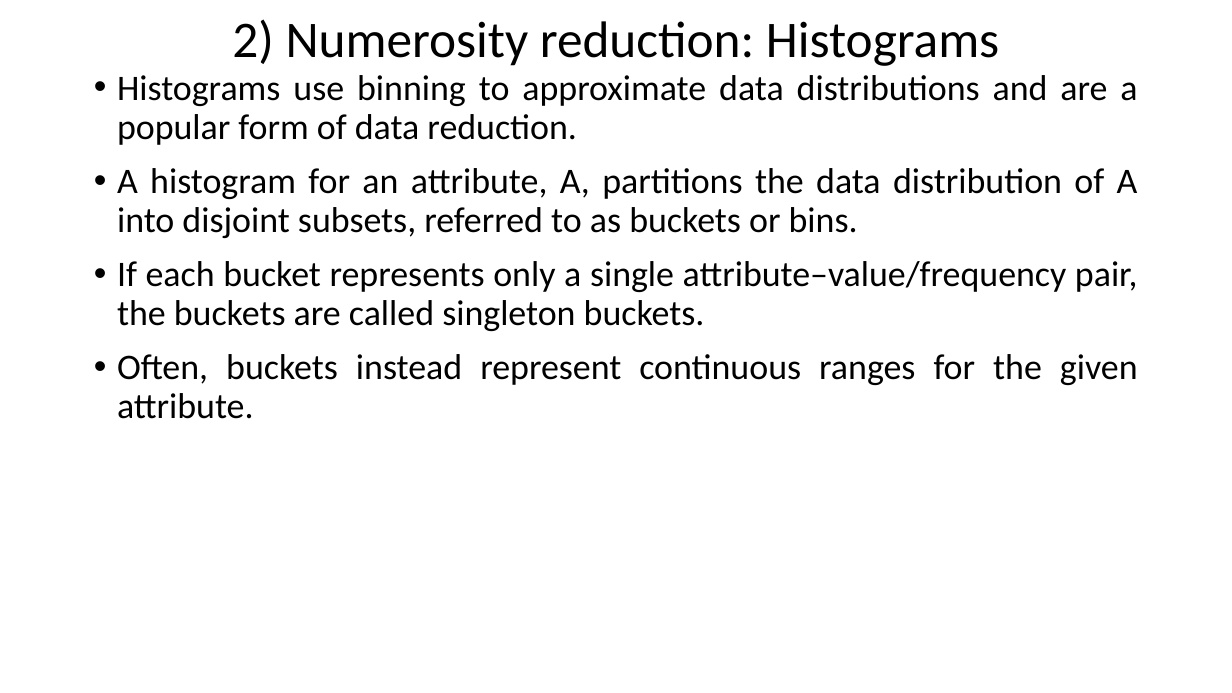
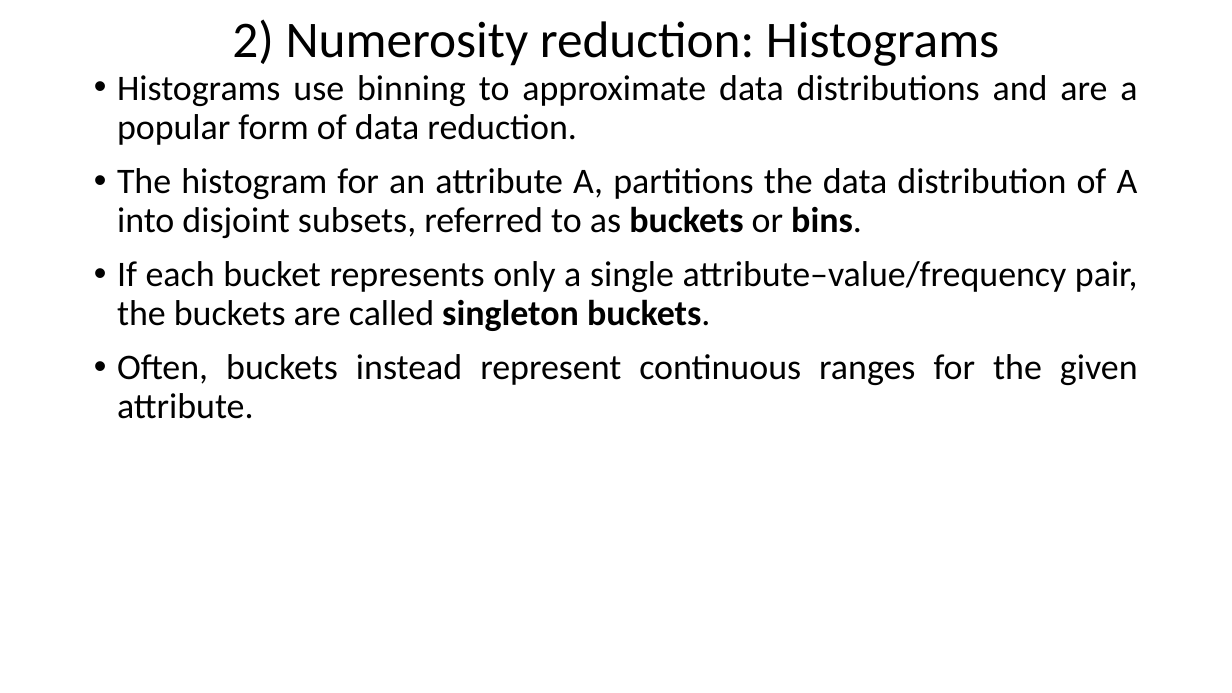
Before and after one commit to Gaurav-88074/MCA, a slide deck: slide 72 of SEM1/DATA MINING/3. Data Preprocessing (1).pptx. Drawn at 1232x693 pixels with LibreOffice and Linux fonts; fonts in the diff are those of the drawing. Boxes give left, top, right and bottom in pixels: in the first picture for what was removed or moved away, otherwise in the second. Text is boxed around its words. In the diff, an @@ line names an element or a change of style, - is before the commit and + after.

```diff
--- a/SEM1/DATA MINING/3. Data Preprocessing (1).pptx
+++ b/SEM1/DATA MINING/3. Data Preprocessing (1).pptx
@@ text at bbox=[117, 168, 1138, 238]: text changed @@
-  • A histogram for an attribute, A, partitions the data distribution of A into disjoint subsets, referred to as buckets or bins.
+  • The histogram for an attribute A, partitions the data distribution of A into disjoint subsets, referred to as buckets or bins.
@@ text at bbox=[117, 261, 1138, 331]: bold on in "singleton buckets." @@
```
Also in this commit, not shown: 19 other slides changed, 1 slide added, 1 slide removed, 18 other files.
